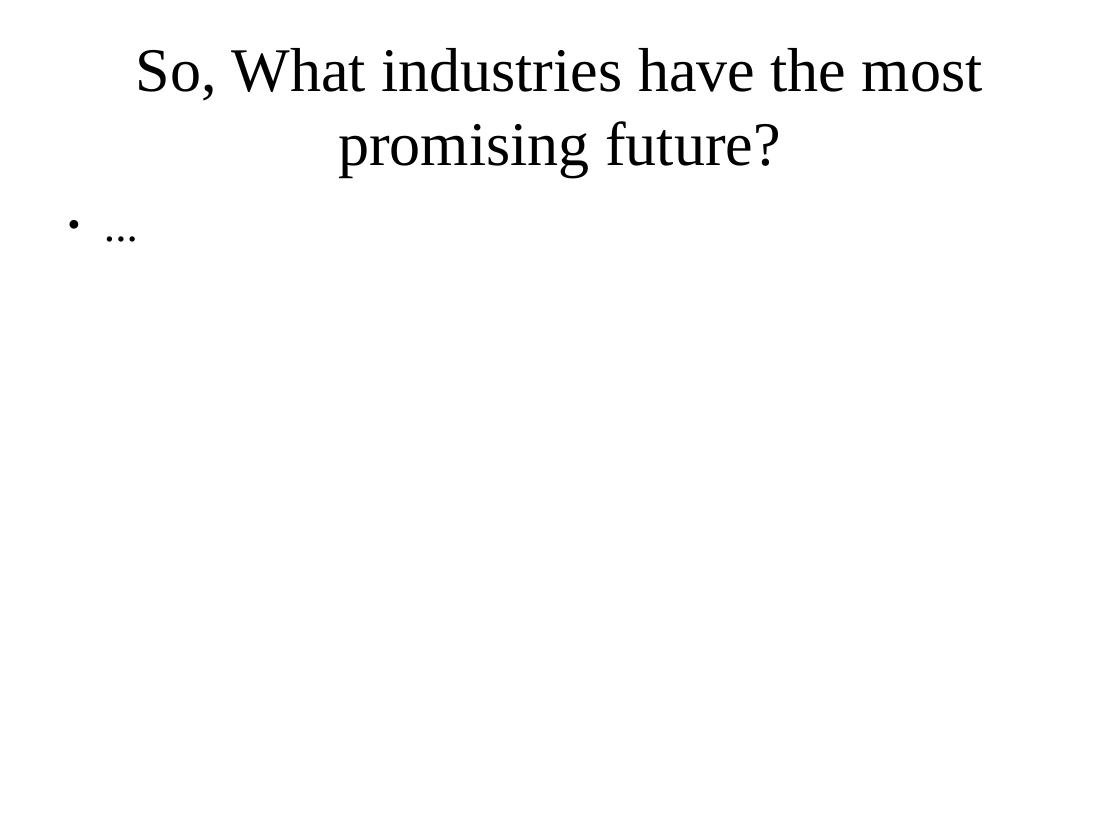
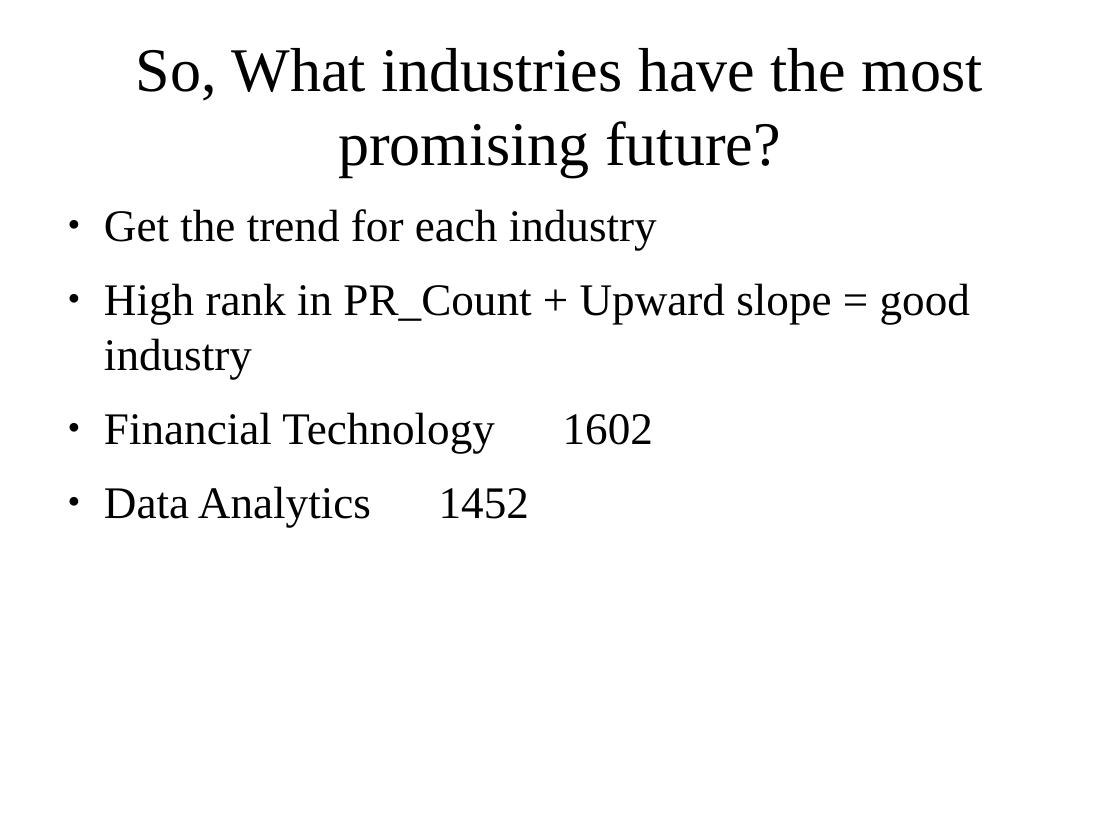
Before and after one commit to chazzy1/webscraping, a slide deck: slide 14 of documents/news_scraping.odp (slide 8 before the commit). Drawn at 1120x840 pixels with LibreOffice and Linux fonts; fonts in the diff are those of the drawing. Boxes give left, top, right and bottom in pixels: in the first picture for what was removed or moved away, otherwise in the second. Text is boxed around its words. In the diff, an @@ line names an element or a change of style, - is before the commit and + after.

```diff
--- a/documents/news_scraping.odp
+++ b/documents/news_scraping.odp
@@ text removed at (56,196,1064,683) @@
-● ...
@@ text added at (104,209,970,527), 32 pt, text #000000 @@
+● Get the trend for each industry
+● High rank in PR_Count + Upward slope = good industry
+● Financial Technology 1602
+● Data Analytics 1452
```
Also in this commit, not shown: 5 other slides changed, 9 slides added, 3 slides removed, 7 other files.
